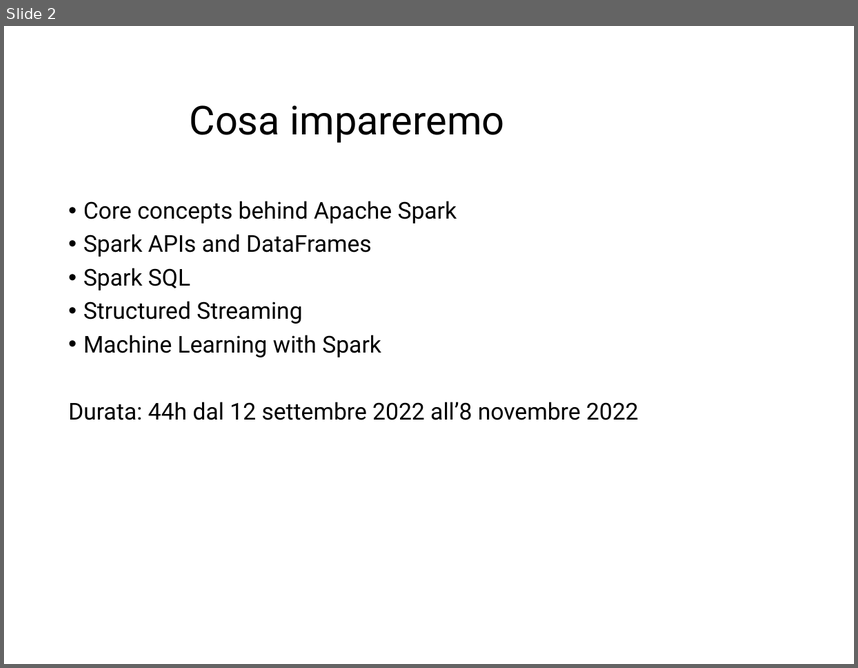
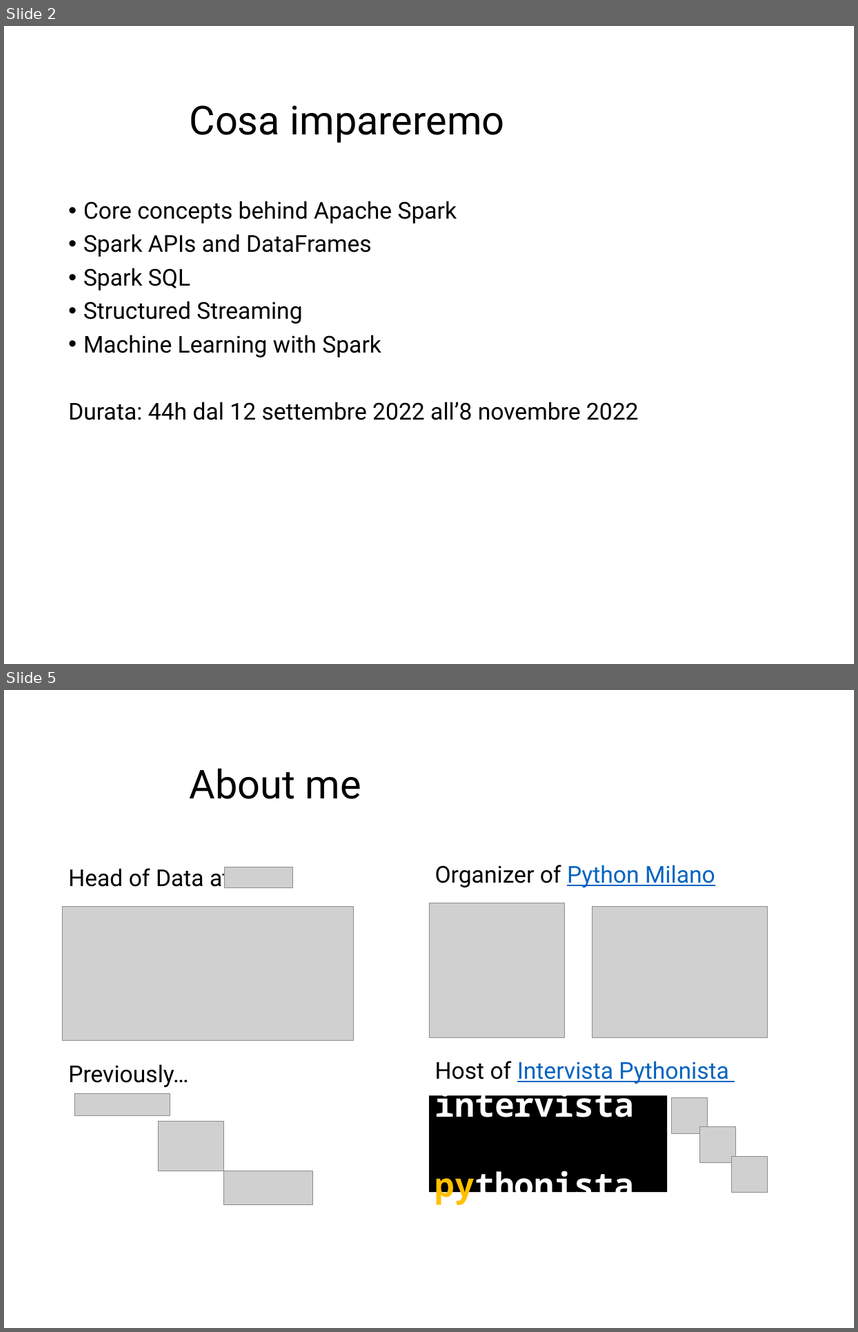
Before and after one commit to Marco-Santoni/databricks-from-scratch, a slide deck: training-spark/0_Intro_v1.pptx. Shown one above the other, each under a label of ours: slide 2 before the commit, slides 2 and 5 after it; the slides between them are not shown. The pictures are 858x668 and 858x1332 pixels, drawn with LibreOffice and Linux fonts; fonts in the diff are those of the drawing; grey boxes stand for pictures; background and template pictures are left out. Boxes give left, top, right and bottom in pixels: in the first picture for what was removed or moved away, otherwise in the second. Text is boxed around its words. In the diff, an @@ line names an element or a change of style, - is before the commit and + after.

```diff
--- a/training-spark/0_Intro_v1.pptx
+++ b/training-spark/0_Intro_v1.pptx
@@ slide 5 added at (4, 690, 854, 1328), background #FFFFFF @@
@@ title added at (190, 768, 361, 799), 48 pt, text #000000 @@
+About me
@@ text added at (68, 867, 230, 888), 28 pt, text #000000 @@
+Head of Data at
@@ picture added at (225, 867, 292, 887) @@
@@ picture added at (63, 907, 354, 1041) @@
@@ text added at (68, 1064, 188, 1087), 28 pt, text #000000 @@
+Previously…
@@ picture added at (74, 1094, 170, 1116) @@
@@ picture added at (159, 1121, 224, 1171) @@
@@ group added at (429, 865, 768, 1192): 5 pictures, 2 texts, 1 rectangle @@
+Organizer of Python Milano
+intervista
+pythonista
+Host of Intervista Pythonista
@@ picture added at (224, 1171, 313, 1204) @@
```
Also in this commit, not shown: 2 slides changed, 11 other slides added, 1 slide removed.
